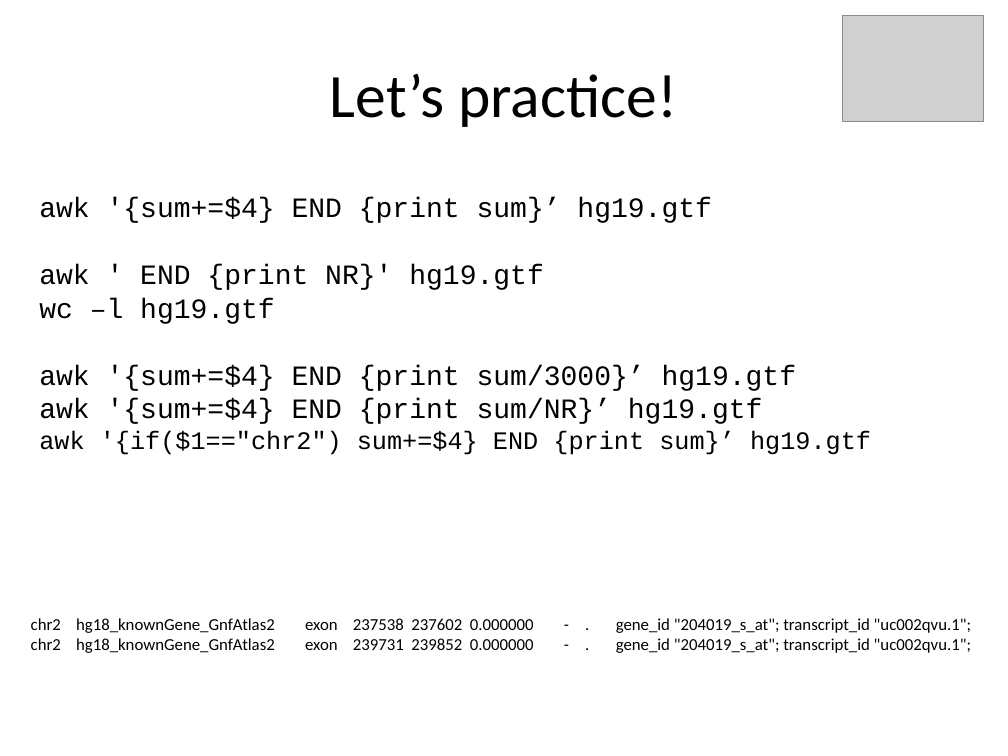
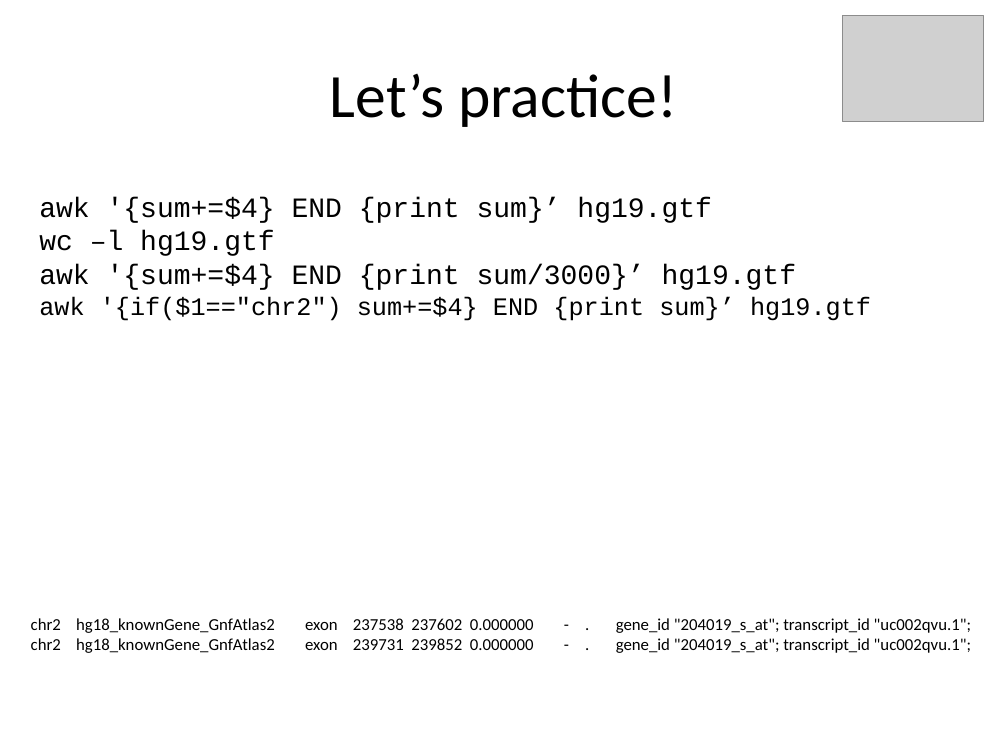
Before and after one commit to smangul1/UNIX_SUMPh_Moldova, a slide deck: slide 12 of day3_Unix.pptx. Drawn at 1008x756 pixels with LibreOffice and Linux fonts; fonts in the diff are those of the drawing; grey boxes stand for pictures. Boxes give left, top, right and bottom in pixels: in the first picture for what was removed or moved away, otherwise in the second. Text is boxed around its words. In the diff, an @@ line names an element or a change of style, - is before the commit and + after.

```diff
--- a/day3_Unix.pptx
+++ b/day3_Unix.pptx
@@ text at (39, 264, 544, 290): paragraph removed @@
-awk ' END {print NR}' hg19.gtf
@@ text at (39, 399, 763, 424): paragraph removed @@
-awk '{sum+=$4} END {print sum/NR}’ hg19.gtf
```
Also in this commit, not shown: 4 other slides changed, 2 other files.
